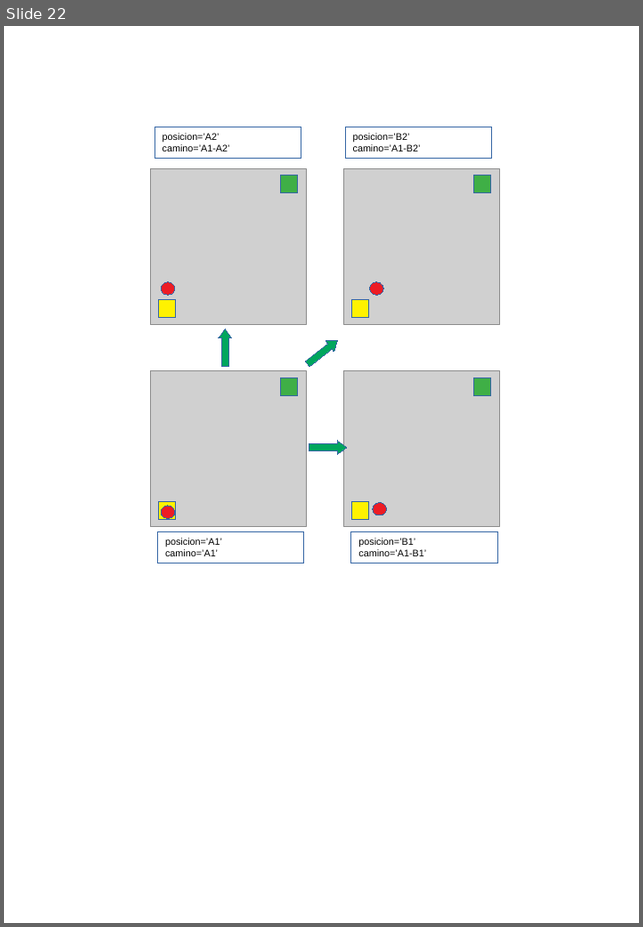
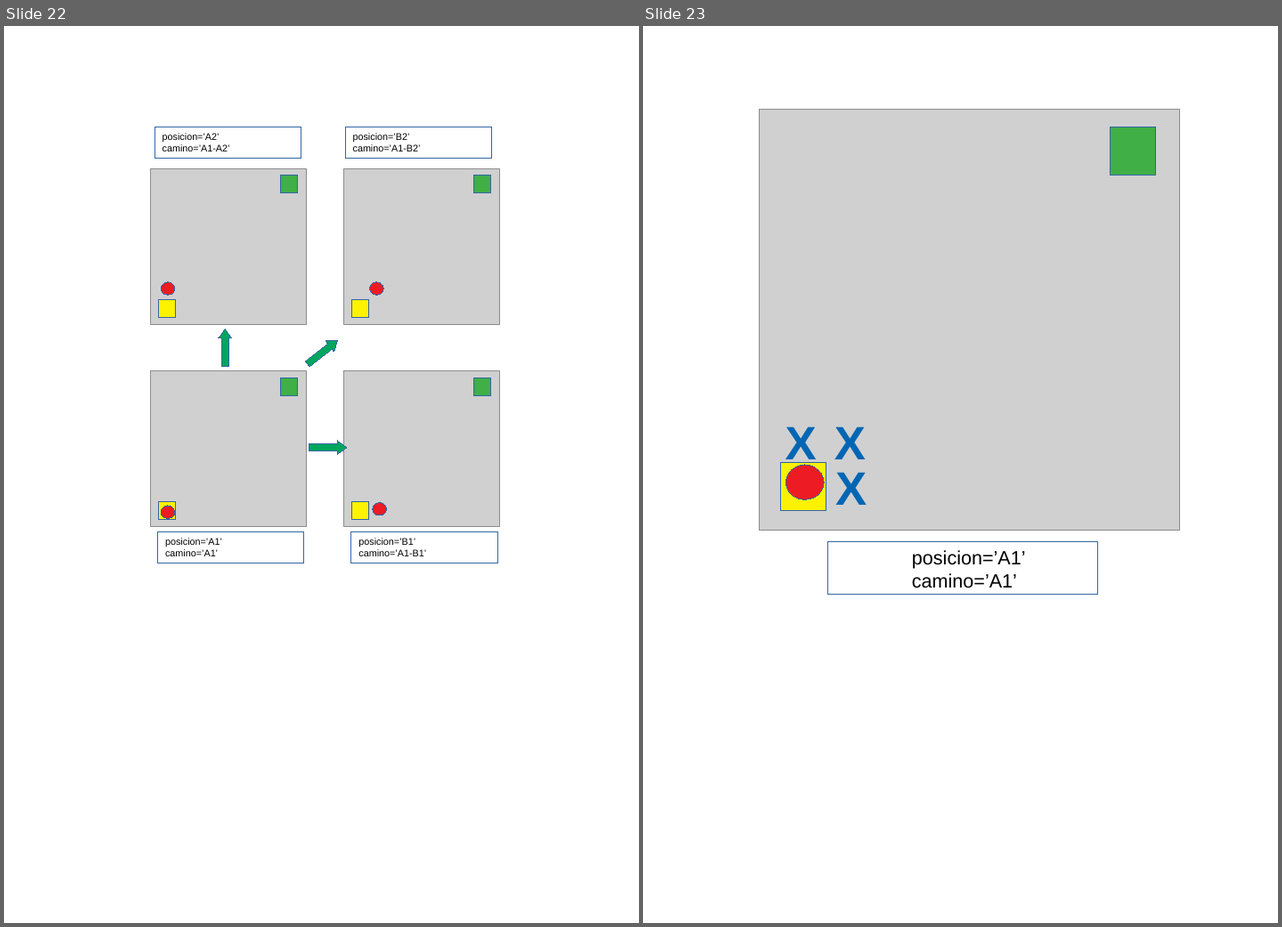
Before and after one commit to fabhrius/La-Cosa, a slide deck: capitulos/3 - Resolver un problema simple/Resolviendo un problema simple.odp. Shown side by side, each under a label of ours: slide 22 before the commit, slides 22 and 23 after it. The pictures are 643x927 and 1282x927 pixels, drawn with LibreOffice and Linux fonts; fonts in the diff are those of the drawing; grey boxes stand for pictures. Boxes give left, top, right and bottom in pixels: in the first picture for what was removed or moved away, otherwise in the second. Text is boxed around its words. In the diff, an @@ line names an element or a change of style, - is before the commit and + after.

```diff
--- a/capitulos/3 - Resolver un problema simple/Resolviendo un problema simple.odp
+++ b/capitulos/3 - Resolver un problema simple/Resolviendo un problema simple.odp
@@ slide 23 added at box(643, 26, 1278, 923), background #FFFFFF @@
@@ picture added at box(759, 109, 1180, 530) @@
@@ rectangle added at box(1110, 127, 1156, 175), fill #3FAF46, outline #3465A4 0 pt @@
@@ text added at box(785, 426, 817, 469), 44 pt, text #0066B3, bold @@
+X
@@ text added at box(834, 426, 865, 459), 44 pt, text #0066B3, bold @@
+X
@@ rectangle added at box(780, 462, 825, 510), fill #FFF200, outline #3465A4 0 pt @@
@@ ellipse added at box(785, 465, 824, 500), fill #ED1C24, outline #3465A4 0 pt @@
@@ text added at box(835, 472, 866, 505), 44 pt, text #0066B3, bold @@
+X
@@ rectangle added at box(827, 541, 1097, 595), outline #3465A4 0 pt, 18 pt, text #000000 @@
+posicion=’A1’
+camino=’A1’
```
Also in this commit, not shown: 6 other slides added, 1 other file.
